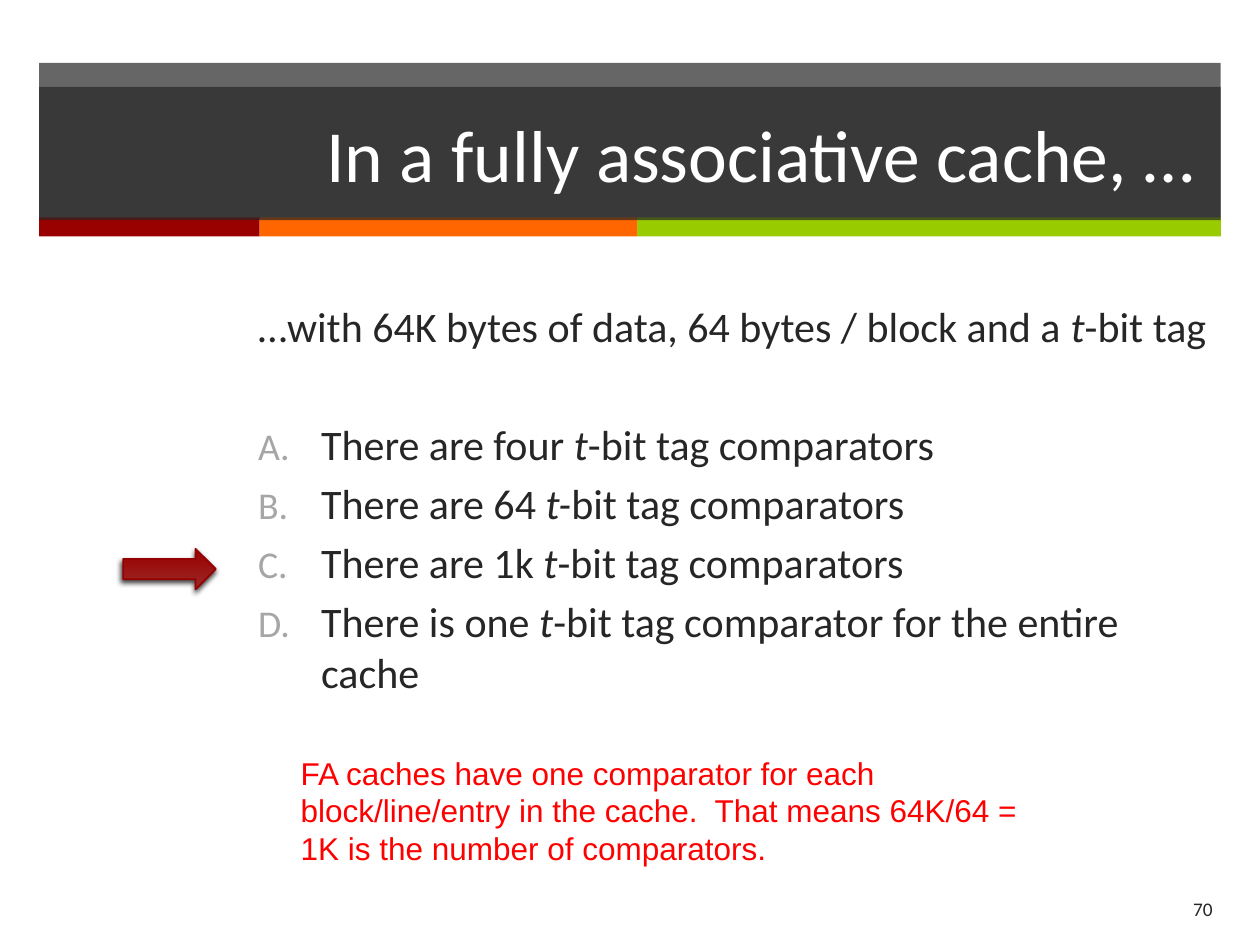
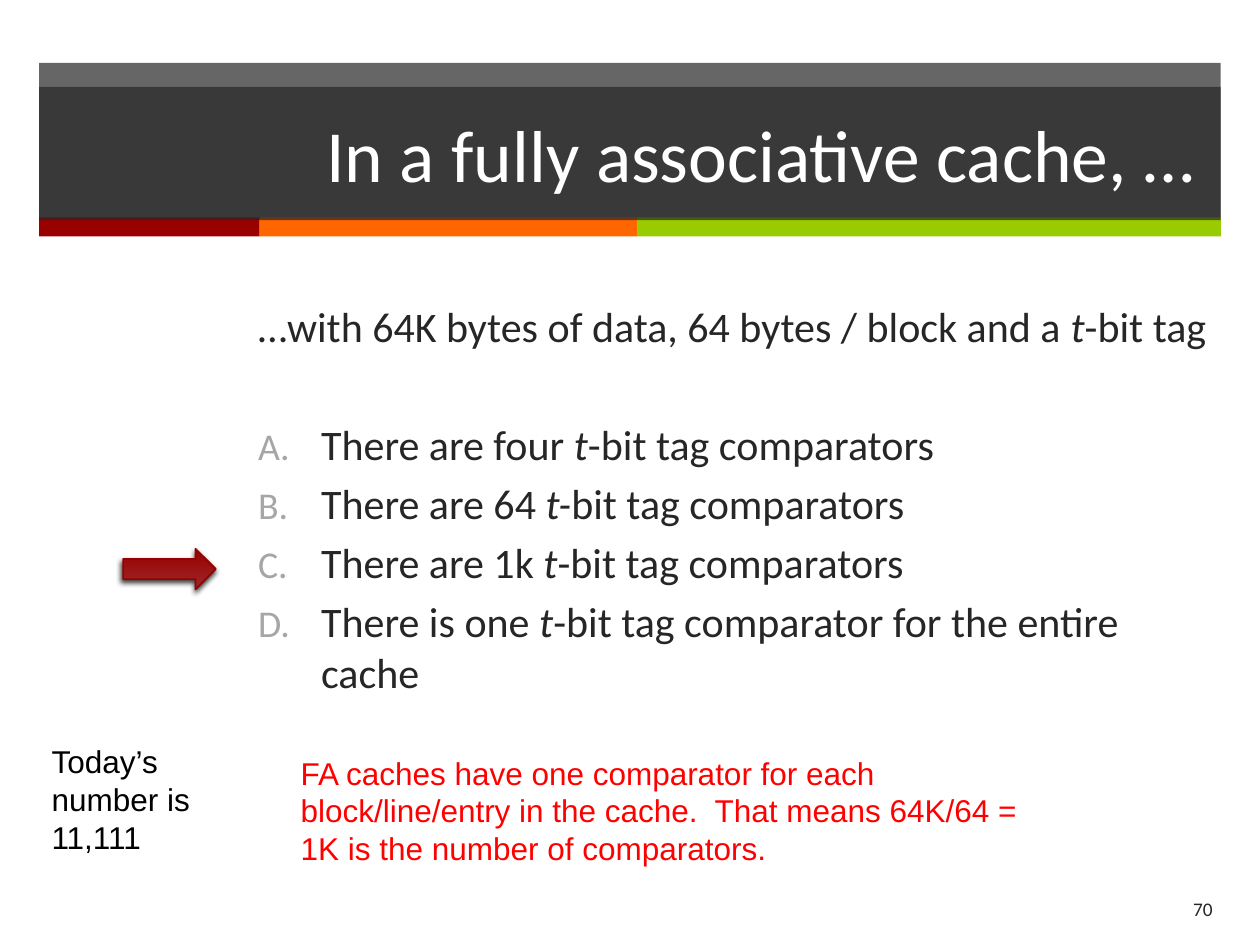
Before and after one commit to Yanderuri/CS_2200, a slide deck: slide 67 of lectures/L08 Memory hierarchy.pptx. Drawn at 1260x945 pixels with LibreOffice and Linux fonts; fonts in the diff are those of the drawing. Boxes give left, top, right and bottom in pixels: in the first picture for what was removed or moved away, otherwise in the second. Text is boxed around its words. In the diff, an @@ line names an element or a change of style, - is before the commit and + after.

```diff
--- a/lectures/L08 Memory hierarchy.pptx
+++ b/lectures/L08 Memory hierarchy.pptx
@@ text added at [52,750,190,853], 18 pt, text #000000 @@
+Today’s number is
+11,111
```
Also in this commit, not shown: 7 other slides changed, 11 other files.
